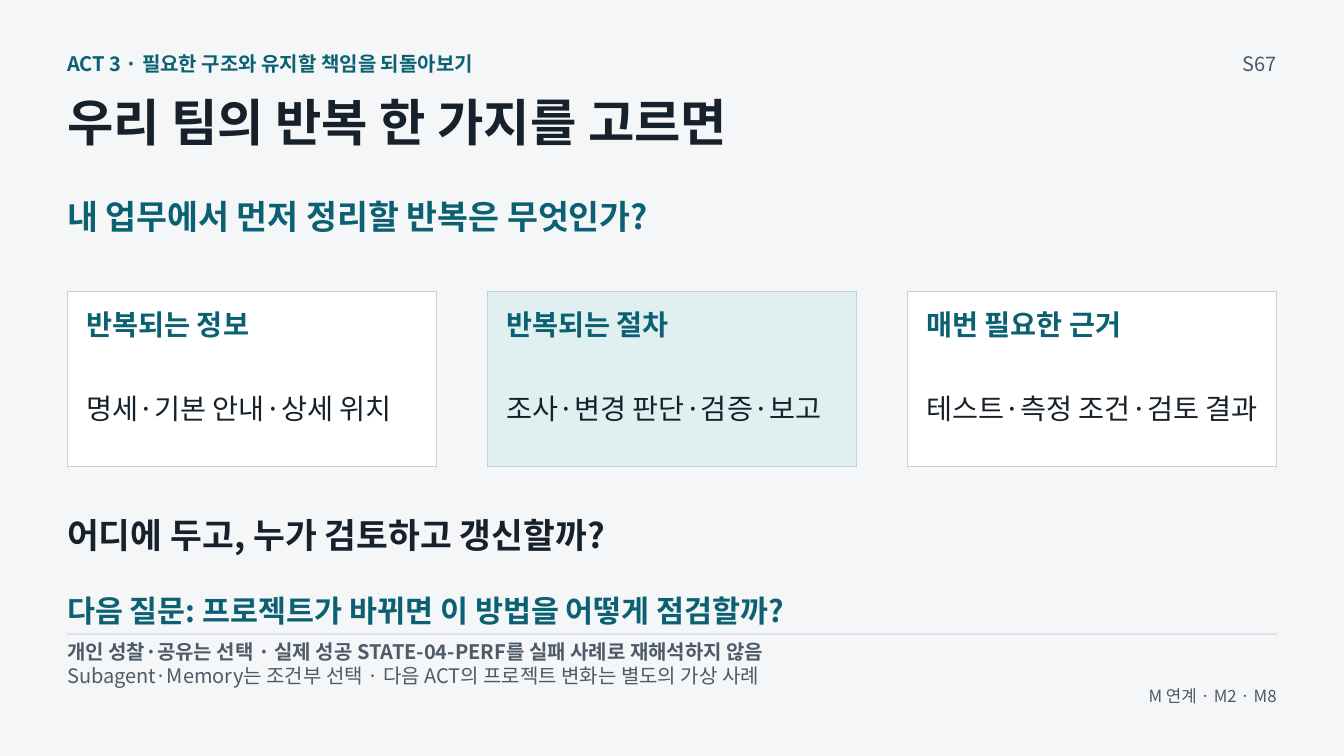
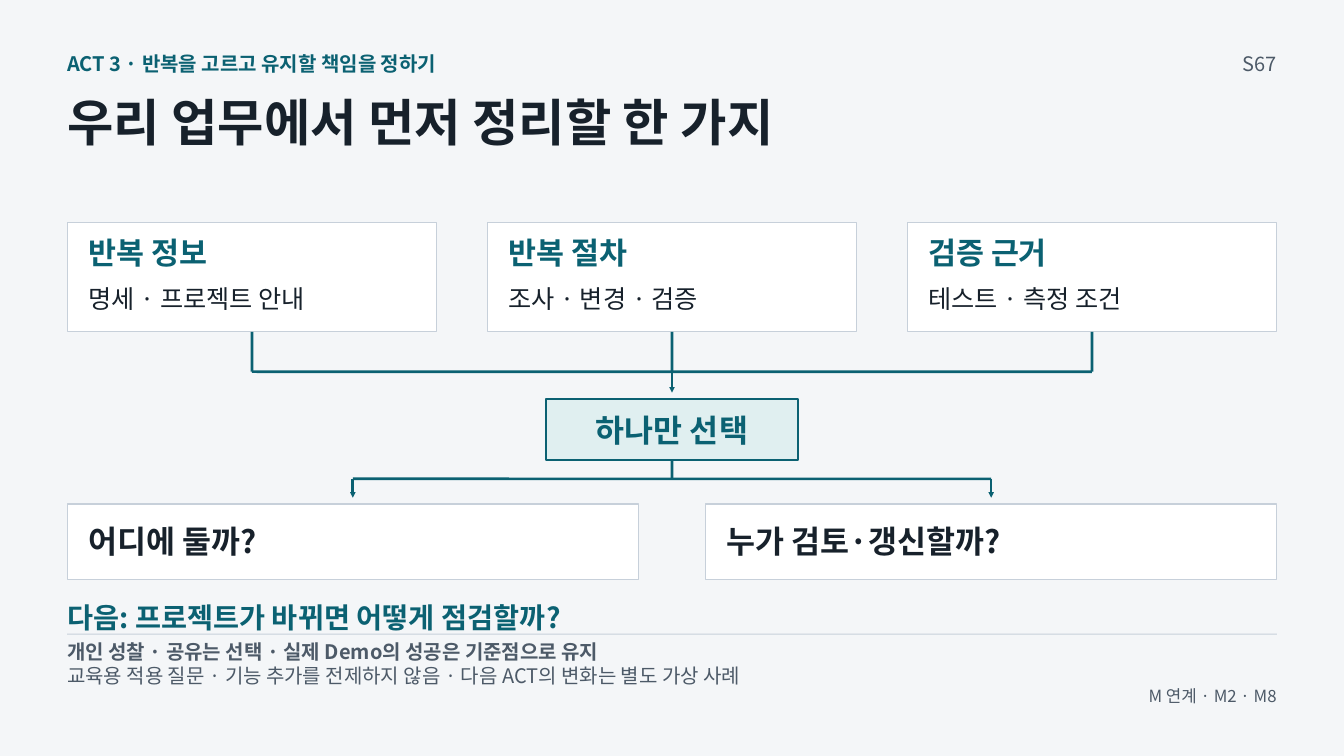
Before and after one commit to GideokKim/ai-dev-training, a slide deck: slide 67 of production/AI_Dev_Training_Full.pptx. Drawn at 1344x756 pixels with LibreOffice and Linux fonts; fonts in the diff are those of the drawing. Boxes give left, top, right and bottom in pixels: in the first picture for what was removed or moved away, otherwise in the second. Text is boxed around its words. In the diff, an @@ line names an element or a change of style, - is before the commit and + after.

```diff
--- a/production/AI_Dev_Training_Full.pptx
+++ b/production/AI_Dev_Training_Full.pptx
@@ text at [67, 54, 436, 73]: text changed @@
-ACT 3 · 필요한 구조와 유지할 책임을 되돌아보기
+ACT 3 · 반복을 고르고 유지할 책임을 정하기
@@ text at [67, 98, 774, 146]: text changed; size 24 to 36 pt; text colour #0B6172 to #17212B @@
-내 업무에서 먼저 정리할 반복은 무엇인가?
+우리 업무에서 먼저 정리할 한 가지
@@ text removed at [67, 98, 727, 146] @@
-우리 팀의 반복 한 가지를 고르면
@@ rectangle: place and size @@
-rectangle at [68, 292, 438, 467]
+rectangle at [68, 223, 438, 332]
@@ text at [88, 238, 207, 267]: text changed; size 20.2 to 21.8 pt @@
-반복되는 정보
+반복 정보
@@ rectangle added at [487, 223, 857, 332], fill #FFFFFF, outline #C7D0DA 0.75 pt @@
@@ text at [508, 238, 627, 267]: text changed; size 20.2 to 21.8 pt @@
-반복되는 절차
+반복 절차
@@ rectangle: place and size @@
-rectangle at [907, 292, 1277, 467]
+rectangle at [907, 223, 1277, 332]
@@ text at [928, 238, 1047, 267]: text changed; size 20.2 to 21.8 pt @@
-매번 필요한 근거
+검증 근거
@@ text at [88, 287, 304, 310]: text changed; size 20.2 to 18 pt @@
-명세·기본 안내·상세 위치
+명세 · 프로젝트 안내
@@ text at [508, 287, 698, 310]: text changed; size 20.2 to 18 pt @@
-조사·변경 판단·검증·보고
+조사 · 변경 · 검증
@@ text at [928, 287, 1121, 310]: text changed; size 20.2 to 18 pt @@
-테스트·측정 조건·검토 결과
+테스트 · 측정 조건
@@ line added from (252, 332) to (252, 372), #0B6172 1.88 pt @@
@@ line added from (673, 332) to (673, 372), #0B6172 1.88 pt @@
@@ line added from (1092, 332) to (1092, 372), #0B6172 1.88 pt @@
@@ line added from (252, 372) to (1092, 372), #0B6172 1.88 pt @@
@@ arrow added from (673, 372) to (673, 393), #0B6172 1.88 pt @@
@@ rectangle: place and size @@
-rectangle at [487, 292, 857, 467]
+rectangle at [546, 399, 799, 460]
@@ rectangle at [546, 399, 799, 460]: outline #C7D0DA 0.75 pt to #0B6172 1.13 pt @@
@@ text added at [596, 415, 748, 445], 22.5 pt, text #0B6172, bold @@
+하나만 선택
@@ line added from (353, 479) to (991, 479), #0B6172 1.88 pt @@
@@ arrow added from (353, 479) to (353, 498), #0B6172 1.88 pt @@
@@ line added from (673, 460) to (673, 479), #0B6172 1.88 pt @@
@@ arrow added from (991, 479) to (991, 498), #0B6172 1.88 pt @@
@@ rectangle added at [68, 504, 639, 580], fill #FFFFFF, outline #C7D0DA 0.75 pt @@
@@ rectangle added at [706, 504, 1277, 580], fill #FFFFFF, outline #C7D0DA 0.75 pt @@
@@ text added at [88, 526, 256, 556], 22.5 pt, text #17212B, bold @@
+어디에 둘까?
@@ text at [727, 526, 1001, 556]: text changed; size 24.8 to 22.5 pt @@
-어디에 두고, 누가 검토하고 갱신할까?
+누가 검토·갱신할까?
@@ text at [67, 604, 560, 631]: text changed; size 21.8 to 20.2 pt @@
-다음 질문: 프로젝트가 바뀌면 이 방법을 어떻게 점검할까?
+다음: 프로젝트가 바뀌면 어떻게 점검할까?
@@ text at [67, 642, 599, 661]: text changed @@
-개인 성찰·공유는 선택 · 실제 성공 STATE-04-PERF를 실패 사례로 재해석하지 않음
+개인 성찰 · 공유는 선택 · 실제 Demo의 성공은 기준점으로 유지
@@ text at [67, 666, 740, 685]: text changed @@
-Subagent·Memory는 조건부 선택 · 다음 ACT의 프로젝트 변화는 별도의 가상 사례
+교육용 적용 질문 · 기능 추가를 전제하지 않음 · 다음 ACT의 변화는 별도 가상 사례
```
Also in this commit, not shown: 23 other files.
